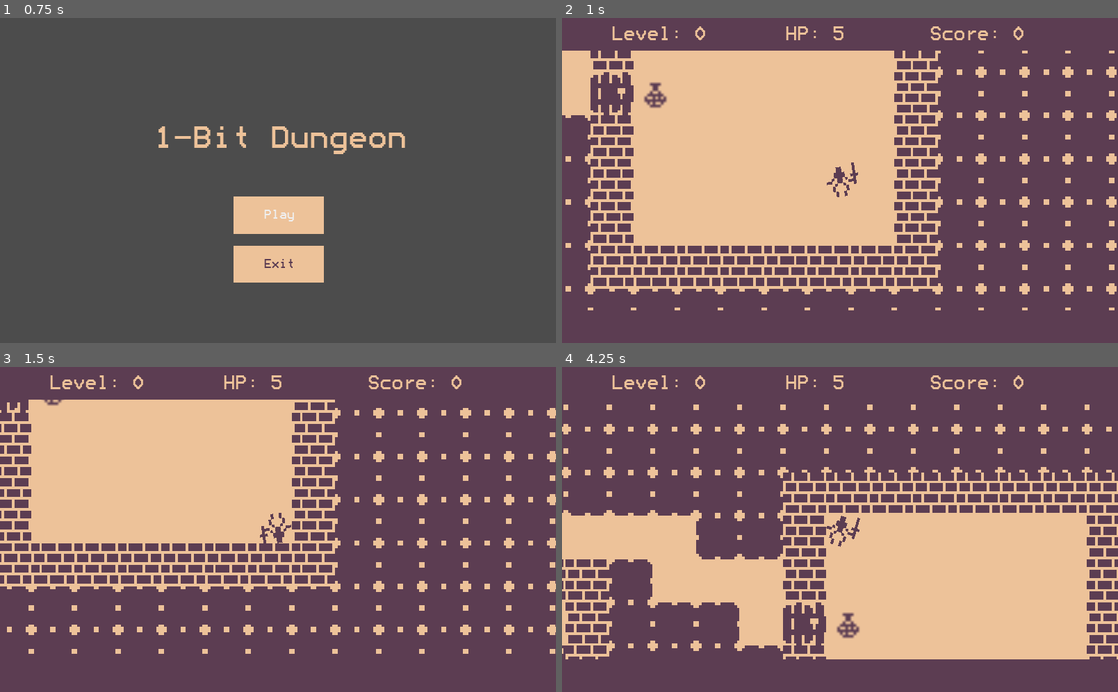
Above: before the commit, frames 1-4 (two rows, left to right).
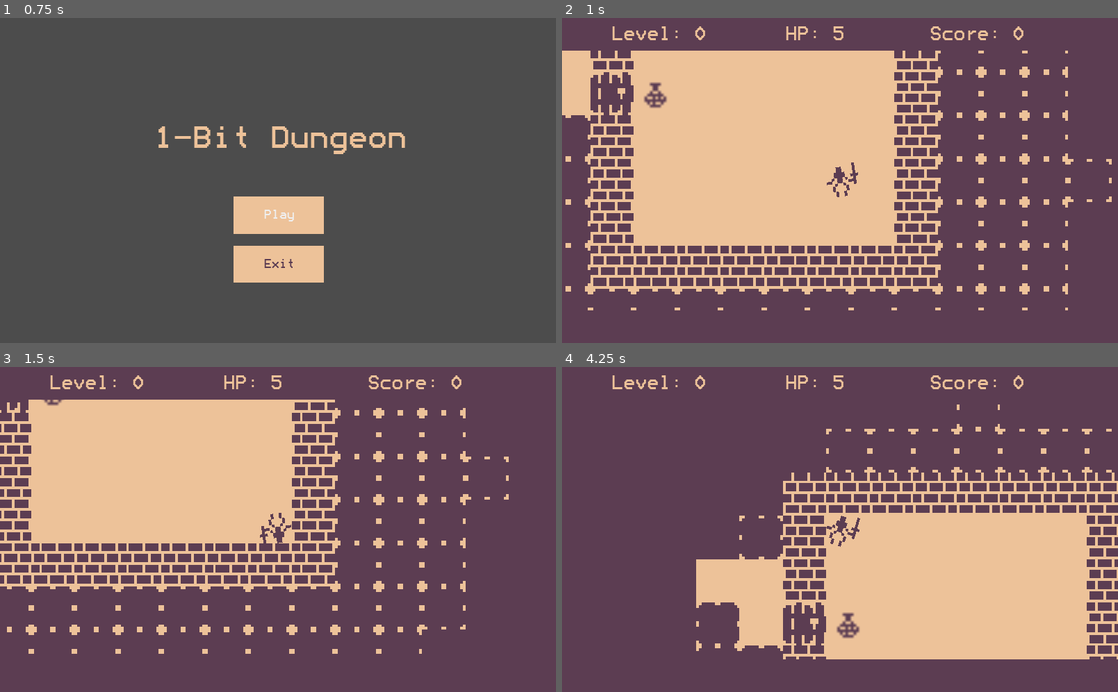
Above: after the commit, the same moments.

Repository: MichaelRRyan/Rogue-Shipwreck
Game: Godot game, scene res://Scenes/LicenceScene.tscn
Two runs of this game, one before a commit and one after it. Both use one fixed random seed, a clock stepped at 60 frames per second and the inputs below.
Inputs (mouse positions are in pixels of both pictures, inside the frame that each line leads up to):
- Up to frame 1 (0.75 s): tap Enter (ui_accept) at 0.5 s; move the mouse to (400, 164) at 0.52 s; press the mouse at (400, 164) at 0.53 s; hold Right (move_right) from 0.53 s (still down)
- Up to frame 2 (1 s): keep holding Right (move_right); tap Enter (ui_accept) at 0.77 s
- Up to frame 3 (1.5 s): move the mouse to (166, 545) at 1.27 s; release Right (move_right) at 1.28 s; release the mouse at (166, 545) at 1.28 s; hold Down (move_down) from 1.28 s (still down); click (166, 545) at 1.35 s
- Up to frame 4 (4.25 s): tap Enter (ui_accept) at 1.52, 2, 2.75, 3.02, 3.77 s; move the mouse to (895, 458) at 2.02 s; release Down (move_down) at 2.03 s; press the mouse at (895, 458) at 2.03 s; hold Right (move_right) 2.03-2.78 s; move the mouse to (812, 594) at 2.77 s; release the mouse at (812, 594) at 2.78 s; hold Up (move_up) 2.78-3.53 s; click (812, 594) at 2.85 s; move the mouse to (1006, 578) at 3.52 s; press the mouse at (1006, 578) at 3.53 s; hold Left (move_left) from 3.53 s (still down)

Frame 1 is identical in both runs. In frame 2, 0.6% of the frame differs, in the area x 91-100%, y 10-90%; in frame 3, 1.1%; in frame 4, 7.2%, in the area x 0-99%, y 11-90%.

Commit message:
Fixed performance issues due to update_visuals(). Possibly fixed invisible enemy issue, needs more testing

Diff:
--- a/Scripts/Enemy.gd
+++ b/Scripts/Enemy.gd
@@ -17,7 +17,7 @@
 		hp = full_hp
 		tile = tile_pos
 		$Sprite.frame = enemy_level
-		position = tile * 16
+		position = tile * 16 + Vector2(8, 8)
 		pathfinding_ref = pathfinding
 		player_ref = player
 
--- a/Scripts/Game.gd
+++ b/Scripts/Game.gd
@@ -83,8 +83,8 @@
 
 	$CanvasLayer/Level.text = "Level: " + str(level_num)
 
-	#call_deferred("level_generated_true")
-	level_generated = true
+	call_deferred("level_generated_true")
+	#level_generated = true
 
 	call_deferred("update_visuals")
 
@@ -95,32 +95,37 @@
 	if !level_generated:
 		return
 
+	var radiusSquared = 50
+
 	var player_center = tile_to_pixel_center(player.tile.x, player.tile.y)
 	var space_state = get_world_2d().direct_space_state
 	for x in range(level.level_size.x):
 		for y in range(level.level_size.y):
 			if visibility_map.get_cell(x, y) == 0:
-				var x_dir = 1 if x < player.tile.x else -1
-				var y_dir = 1 if y < player.tile.y else -1
-				var test_point = tile_to_pixel_center(x, y) + Vector2(x_dir, y_dir) * TILE_SIZE / 2
+				if (Vector2(x, y) - player.tile).length_squared() < radiusSquared:
+					var x_dir = 1 if x < player.tile.x else -1
+					var y_dir = 1 if y < player.tile.y else -1
+					var test_point = tile_to_pixel_center(x, y) + Vector2(x_dir, y_dir) * TILE_SIZE / 2
 
-				var occlusion = space_state.intersect_ray(player_center, test_point)
-				if !occlusion || (occlusion.position - test_point).length() < 1:
-					visibility_map.set_cell(x, y, -1)
+					var occlusion = space_state.intersect_ray(player_center, test_point, enemies)
+					if !occlusion || (occlusion.position - test_point).length() < 1:
+						visibility_map.set_cell(x, y, -1)
 
 	for enemy in enemies:
 		if !enemy.visible:
-			var enemy_center = tile_to_pixel_center(enemy.tile.x, enemy.tile.y)
-			var occlusion = space_state.intersect_ray(player_center, enemy_center)
-			if !occlusion:
-				enemy.visible = true
+			if (enemy.tile - player.tile).length_squared() < radiusSquared:
+				var enemy_center = tile_to_pixel_center(enemy.tile.x, enemy.tile.y)
+				var occlusion = space_state.intersect_ray(player_center, enemy_center, enemies)
+				if !occlusion:
+					enemy.visible = true
 
 	for item in level.items:
 		if !item.visible:
-			var item_center = tile_to_pixel_center(item.tile.x, item.tile.y)
-			var occlusion = space_state.intersect_ray(player_center, item_center)
-			if !occlusion:
-				item.visible = true
+			if (item.tile - player.tile).length_squared() < radiusSquared:
+				var item_center = tile_to_pixel_center(item.tile.x, item.tile.y)
+				var occlusion = space_state.intersect_ray(player_center, item_center)
+				if !occlusion:
+					item.visible = true
 
 func tile_to_pixel_center(x, y):
 	return Vector2((x + 0.5) * TILE_SIZE, (y + 0.5) * TILE_SIZE)
